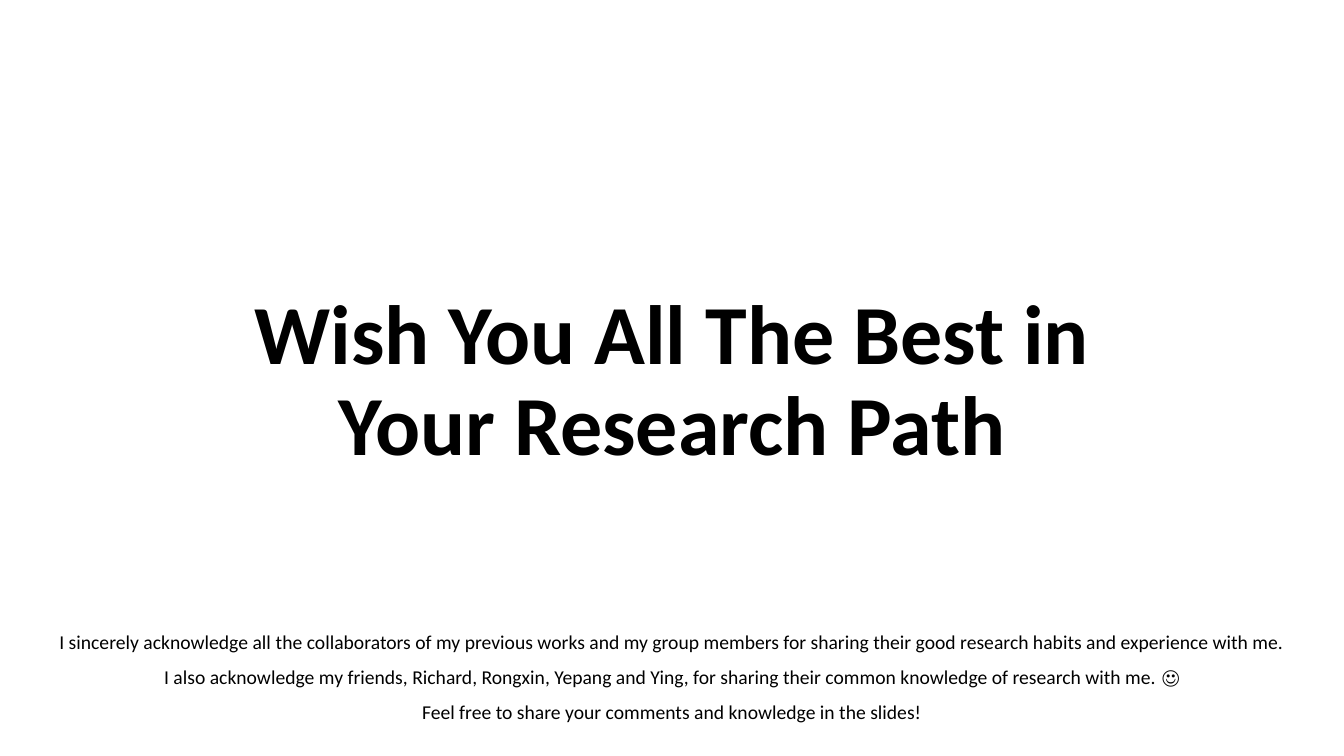
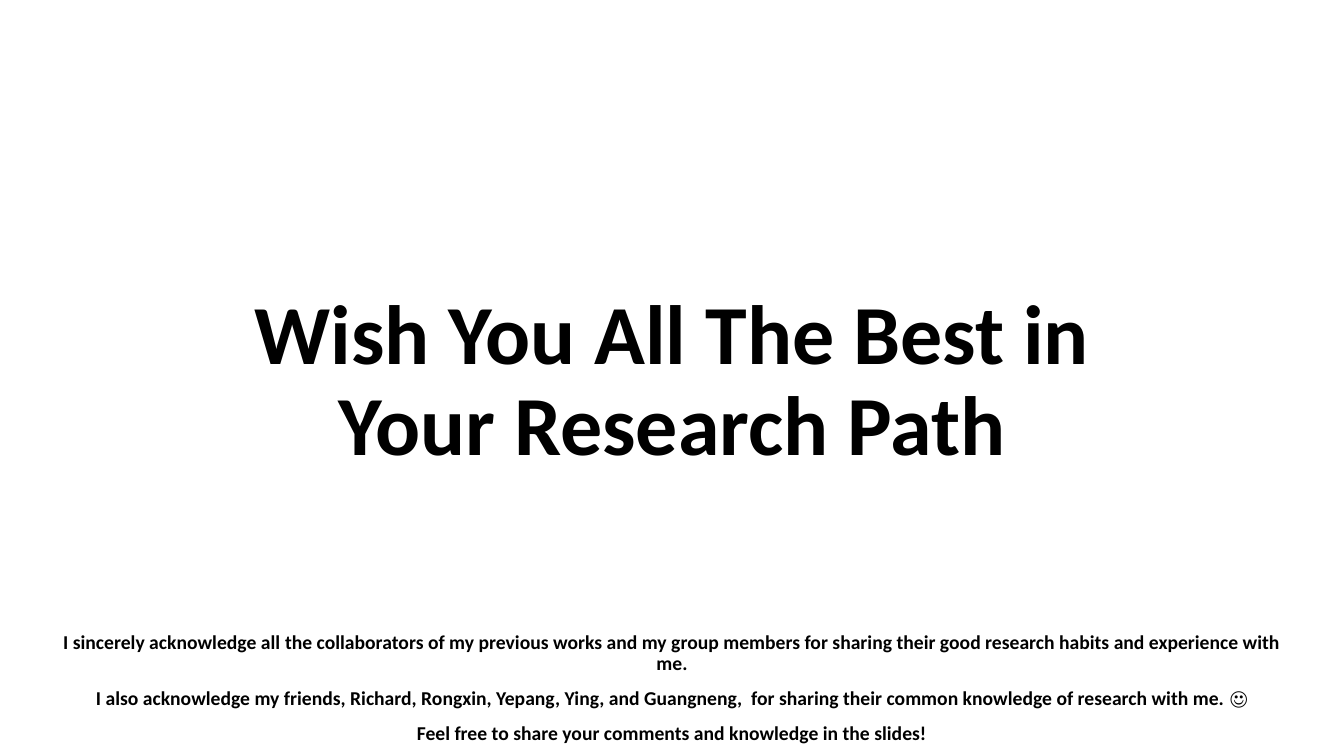
Before and after one commit to heathersherry/Knowledge-Graph-Tutorials-and-Papers, a slide deck: slide 37 of research suggestions.pptx (slide 22 before the commit). Drawn at 1344x756 pixels with LibreOffice and Linux fonts; fonts in the diff are those of the drawing. Boxes give left, top, right and bottom in pixels: in the first picture for what was removed or moved away, otherwise in the second. Text is boxed around its words. In the diff, an @@ line names an element or a change of style, - is before the commit and + after.

```diff
--- a/research suggestions.pptx
+++ b/research suggestions.pptx
@@ subtitle at [63, 635, 1280, 744]: bold on in "I sincerely acknowledge all the collaborators of ...", "Feel free to share your comments and ..." @@
@@ subtitle at [96, 691, 1224, 709]: text changed; bold on @@
-I also acknowledge my friends, Richard, Rongxin, Yepang and Ying, for sharing their common knowledge of research with me. ☺
+I also acknowledge my friends, Richard, Rongxin, Yepang, Ying, and Guangneng, for sharing their common knowledge of research with me. ☺
```
Also in this commit, not shown: 16 other slides changed, 15 slides added.
